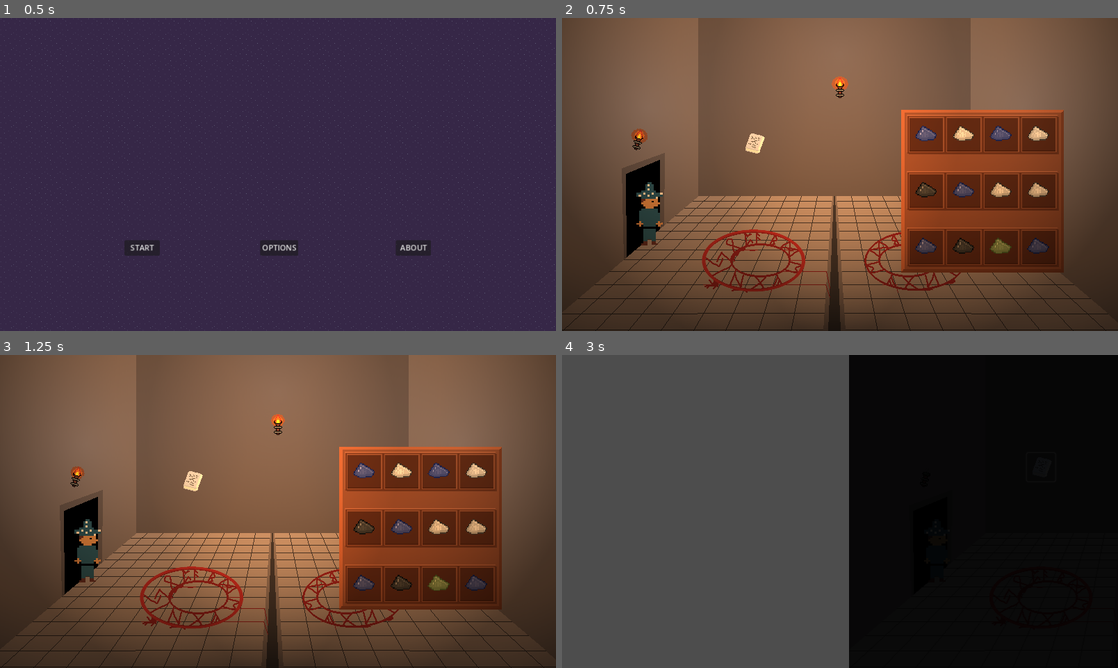
Above: before the commit, frames 1-4 (two rows, left to right).
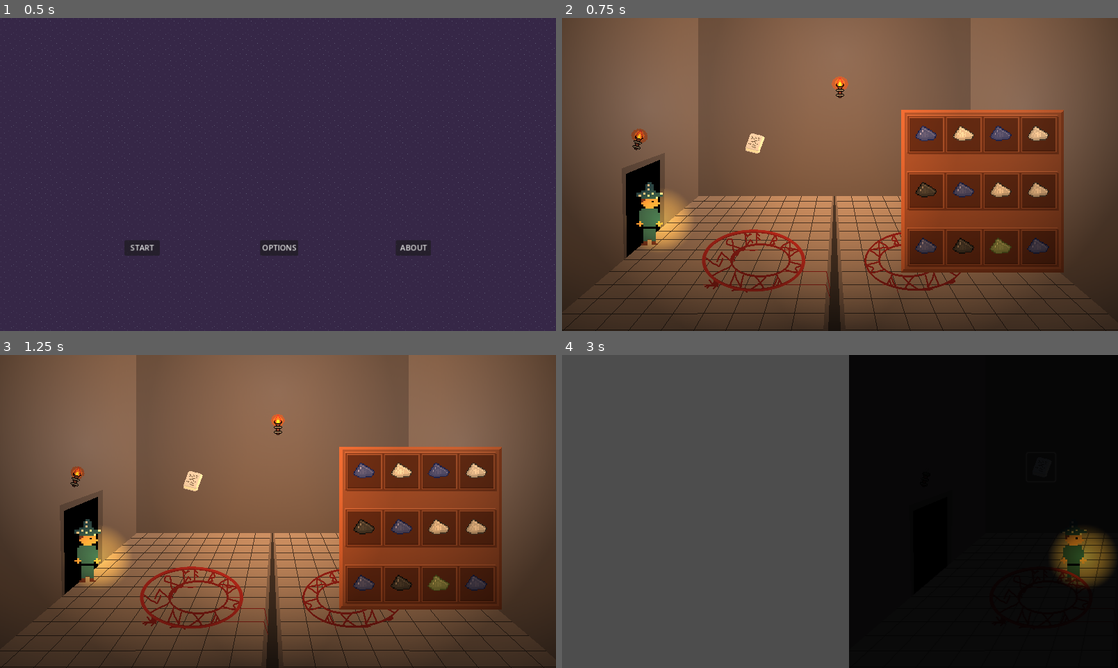
Above: after the commit, the same moments.

Repository: lewis785/ludum-dare-55
Game: Godot game, scene res://scenes/levels/main_menu.tscn
Two runs of this game, one before a commit and one after it. Both use one fixed random seed, a clock stepped at 60 frames per second and the inputs below.
Inputs (mouse positions are in pixels of both pictures, inside the frame that each line leads up to):
- Up to frame 1 (0.5 s): no input
- Up to frame 2 (0.75 s): click "START" at 0.5 s
- Up to frame 3 (1.25 s): no input
- Up to frame 4 (3 s): click (756, 480) at 1.25 s; tap Enter at 2 s; drag from (928, 389) to (840, 511) at 2.02 s; click (1112, 480) at 2.75 s

Frame 1 is identical in both runs. In frame 2, 1.3% of the frame differs, in the area x 13-24%, y 55-74%; in frame 3, 1.3%; in frame 4, 1.6%, in the area x 88-100%, y 54-75%.

Commit message:
FIX audio bug and started wizard moving

Diff:
--- a/scenes/components/character/character.tscn
+++ b/scenes/components/character/character.tscn
@@ -1,8 +1,7 @@
-[gd_scene load_steps=12 format=3 uid="uid://b6n5qd7skmkpc"]
+[gd_scene load_steps=11 format=3 uid="uid://b6n5qd7skmkpc"]
 
 [ext_resource type="Script" path="res://scenes/components/character/character.gd" id="1_fbwr6"]
 [ext_resource type="PackedScene" uid="uid://cxs88h1qteno5" path="res://scenes/components/character/attributes_component.tscn" id="2_e7yeo"]
-[ext_resource type="Script" path="res://scenes/components/character/attributes_component.gd" id="3_du7sq"]
 [ext_resource type="PackedScene" uid="uid://wx7qik0tnnxf" path="res://scenes/components/character/health_component.tscn" id="3_ixrst"]
 [ext_resource type="PackedScene" uid="uid://crlxihydew4my" path="res://scenes/components/character/attack_component.tscn" id="4_6vune"]
 [ext_resource type="Texture2D" uid="uid://duo5ytolcyetd" path="res://assets/characters/monster_temp_sheet.png" id="6_obl8s"]
@@ -52,7 +51,6 @@
 script = ExtResource("1_fbwr6")
 
 [node name="AttributesComponent" parent="." instance=ExtResource("2_e7yeo")]
-script = ExtResource("3_du7sq")
 
 [node name="HealthComponent" parent="." node_paths=PackedStringArray("attributes") instance=ExtResource("3_ixrst")]
 attributes = NodePath("../AttributesComponent")
--- a/scenes/levels/room.tscn
+++ b/scenes/levels/room.tscn
@@ -1,9 +1,10 @@
-[gd_scene load_steps=7 format=3 uid="uid://culpis2kpkslw"]
+[gd_scene load_steps=8 format=3 uid="uid://culpis2kpkslw"]
 
 [ext_resource type="Texture2D" uid="uid://crs8kox2y0gj7" path="res://assets/backgrounds/room_temp.png" id="1_son88"]
 [ext_resource type="PackedScene" uid="uid://f7pi0x6o1uvq" path="res://scenes/background_tools/snap_point.tscn" id="2_n8nla"]
 [ext_resource type="PackedScene" uid="uid://c30y088bbp04r" path="res://scenes/props/torch.tscn" id="3_7h2qe"]
 [ext_resource type="Texture2D" uid="uid://yyllu6flx31c" path="res://assets/characters/Wizard.png" id="4_lhqse"]
+[ext_resource type="Texture2D" uid="uid://5dvrr1mxcbia" path="res://scenes/props/wizard_torch.tres" id="5_1bhml"]
 [ext_resource type="PackedScene" uid="uid://df7kvudh0t7fu" path="res://scenes/ui/summon_screen.tscn" id="5_mi5o7"]
 
 [sub_resource type="Curve2D" id="Curve2D_8xhqc"]
@@ -56,4 +57,10 @@
 scale = Vector2(3.09375, 2.90625)
 texture = ExtResource("4_lhqse")
 
+[node name="PointLight2D" type="PointLight2D" parent="Node2D/Path2D/PathFollow2D/Wizard"]
+position = Vector2(4.51565, 5.51432)
+color = Color(0.956863, 0.87451, 0.247059, 1)
+energy = 13.36
+texture = ExtResource("5_1bhml")
+
 [node name="Summon-screen" parent="." instance=ExtResource("5_mi5o7")]
--- a/scenes/levels/sliding_window.gd
+++ b/scenes/levels/sliding_window.gd
@@ -1,7 +1,6 @@
 extends Node2D
 
 @onready var camera = $Camera2D
-@onready var path_follow_2d = $Node2D/Path2D/PathFollow2D
 @export var cameraSpeed: int
 @export var lives: int
 @export var wizardSpeed: int
@@ -17,8 +16,10 @@
 var target = 0
 var roomsMade = -1 #Has to be negative for initial room to be instantiated.
 var tempPleaseLewisDontHateMe = 0
-var soundPlayed = 1
-var enableWizard = true
+var igniteSoundPlayed = 1
+var hissSoundPlayed = 1
+var walkSoundPlayed = 1
+var enableWizard = false
 
 #Camera set to 1.44
 func _ready():
@@ -34,8 +35,9 @@
 	camera.set_position(camera.position)
 	_createNextRoom(target)
 	if(enableWizard == true):
-		roomInstance1.find_child("Node2D").find_child("Path2D").find_child("PathFollow2D").progress+= wizardSpeed
-		roomInstance2.find_child("Node2D").find_child("Path2D").find_child("PathFollow2D").progress+= wizardSpeed
+		roomInstance1.find_child("Node2D").find_child("Path2D").find_child("PathFollow2D").progress+= wizardSpeed*delta
+		roomInstance2.find_child("Node2D").find_child("Path2D").find_child("PathFollow2D").progress+= wizardSpeed*delta
+		print(wizardSpeed*delta)
 
 func _createNextRoom(nextRoom):
 	var roomInstance = roomInstance1 if nextRoom % 2 == 0 else roomInstance2
@@ -45,20 +47,30 @@
 		roomInstance.position = Vector2((800*nextRoom), 0)
 		add_child(roomInstance)
 		roomsMade += 1
-		soundPlayed = 0
+		igniteSoundPlayed = 0
+		if(tempPleaseLewisDontHateMe > 0):
+			hissSoundPlayed = 0
+			walkSoundPlayed = 0
+
 	if(nextRoom == roomsMade):
-		roomInstance.find_child("Torch0").find_child("Extinguish").play()
-		_setTorchesBrightness(notRoomInstance, 0.0)
-		roomInstance.find_child("Torch0").find_child("Walking").play()
-		#roomInstance.find_child("Wizard").move_and_slide(Vector2((800*nextRoom), 275))
+		if(hissSoundPlayed == 0):
+			roomInstance.find_child("Torch0").find_child("Extinguish").play()
+			hissSoundPlayed = 1
+			_setTorchesBrightness(notRoomInstance, 0.0)
+		if(walkSoundPlayed == 0):
+			roomInstance.find_child("Torch0").find_child("Walking").play()
+			walkSoundPlayed = 1
+			enableWizard = true
+
 		target_coordinates = Vector2(400+(800*nextRoom), 225)
 		if(target_coordinates == camera_coordinates):
 			tempPleaseLewisDontHateMe+=1
-			if((tempPleaseLewisDontHateMe > 2) and (target_coordinates == camera_coordinates) and soundPlayed == 0):
+			if((tempPleaseLewisDontHateMe > 2) and (target_coordinates == camera_coordinates) and igniteSoundPlayed == 0):
+				enableWizard = false
 				roomInstance.find_child("Torch0").find_child("Ignite").play()
 				_setTorchesBrightness(roomInstance, 10.0)
 				tempPleaseLewisDontHateMe = 0
-				soundPlayed = 1
+				igniteSoundPlayed = 1
 
 func _setTorchesBrightness(instance: Node, brightness):
 		if(brightness == 0.0):
@@ -78,7 +90,3 @@
 			if(lives >= 3):
 				instance.find_child("Torch2").find_child("TorchAnimation").animation = "litfam"
 				instance.find_child("Torch2").find_child("PointLight2D").energy = brightness
-
-
-#117 to 661
-#275
--- a/scenes/levels/sliding_window.tscn
+++ b/scenes/levels/sliding_window.tscn
@@ -11,6 +11,7 @@
 script = ExtResource("1_6pdol")
 cameraSpeed = 400
 lives = 3
+wizardSpeed = 200
 
 [node name="Camera2D" type="Camera2D" parent="."]
 position = Vector2(400, 225)
--- /dev/null
+++ b/scenes/props/torch.tres
@@ -0,0 +1,15 @@
+[gd_resource type="GradientTexture2D" load_steps=2 format=3 uid="uid://1xk035c8udkt"]
+
+[sub_resource type="Gradient" id="Gradient_5sqro"]
+offsets = PackedFloat32Array(0, 0.51782, 1)
+colors = PackedColorArray(1, 1, 1, 1, 0.941176, 0.776471, 0.576471, 0.796078, 0, 0, 0, 1)
+
+[resource]
+gradient = SubResource("Gradient_5sqro")
+width = 1000
+height = 1000
+fill = 1
+fill_from = Vector2(0.5, 0.45)
+fill_to = Vector2(0.1, 0.2)
+metadata/_snap_enabled = true
+metadata/_snap_count = 20
--- a/scenes/props/torch.tscn
+++ b/scenes/props/torch.tscn
@@ -1,7 +1,8 @@
-[gd_scene load_steps=18 format=3 uid="uid://c30y088bbp04r"]
+[gd_scene load_steps=17 format=3 uid="uid://c30y088bbp04r"]
 
 [ext_resource type="Texture2D" uid="uid://466r354tji8p" path="res://assets/props/torch-Sheet-export.png" id="1_canxr"]
 [ext_resource type="Texture2D" uid="uid://c86mwm26o0bha" path="res://assets/props/torch_dead-Sheet-export.png" id="2_bgcy5"]
+[ext_resource type="Texture2D" uid="uid://1xk035c8udkt" path="res://scenes/props/torch.tres" id="3_ma71r"]
 [ext_resource type="AudioStream" uid="uid://t3nsara8ftww" path="res://assets/sounds/Ignite_no_Tss.mp3" id="3_n6t5j"]
 [ext_resource type="AudioStream" uid="uid://bfkqol0mldcmy" path="res://assets/sounds/torch_off.mp3" id="4_4s22m"]
 [ext_resource type="AudioStream" uid="uid://cymmdaq4pjr86" path="res://assets/sounds/moving.mp3" id="5_uhnbk"]
@@ -82,20 +83,6 @@
 "speed": 5.0
 }]
 
-[sub_resource type="Gradient" id="Gradient_5sqro"]
-offsets = PackedFloat32Array(0, 0.51782, 1)
-colors = PackedColorArray(1, 1, 1, 1, 0.941176, 0.776471, 0.576471, 0.796078, 0, 0, 0, 1)
-
-[sub_resource type="GradientTexture2D" id="GradientTexture2D_lkec4"]
-gradient = SubResource("Gradient_5sqro")
-width = 1000
-height = 1000
-fill = 1
-fill_from = Vector2(0.5, 0.45)
-fill_to = Vector2(0.1, 0.2)
-metadata/_snap_enabled = true
-metadata/_snap_count = 20
-
 [node name="Torch" type="Node2D"]
 
 [node name="TorchAnimation" type="AnimatedSprite2D" parent="."]
@@ -107,7 +94,7 @@
 [node name="PointLight2D" type="PointLight2D" parent="."]
 color = Color(1, 0.858824, 0.694118, 1)
 energy = 0.0
-texture = SubResource("GradientTexture2D_lkec4")
+texture = ExtResource("3_ma71r")
 texture_scale = 0.96
 
 [node name="Ignite" type="AudioStreamPlayer2D" parent="."]
--- /dev/null
+++ b/scenes/props/wizard_torch.tres
@@ -0,0 +1,15 @@
+[gd_resource type="GradientTexture2D" load_steps=2 format=3 uid="uid://5dvrr1mxcbia"]
+
+[sub_resource type="Gradient" id="Gradient_5sqro"]
+offsets = PackedFloat32Array(0, 0.51782, 1)
+colors = PackedColorArray(1, 1, 1, 1, 0.941176, 0.776471, 0.576471, 0.796078, 0, 0, 0, 1)
+
+[resource]
+gradient = SubResource("Gradient_5sqro")
+width = 36
+height = 36
+fill = 1
+fill_from = Vector2(0.5, 0.45)
+fill_to = Vector2(0.1, 0.2)
+metadata/_snap_enabled = true
+metadata/_snap_count = 20
Not shown: 1 places in scenes/levels/sliding_window.tscn that only renumber resources
